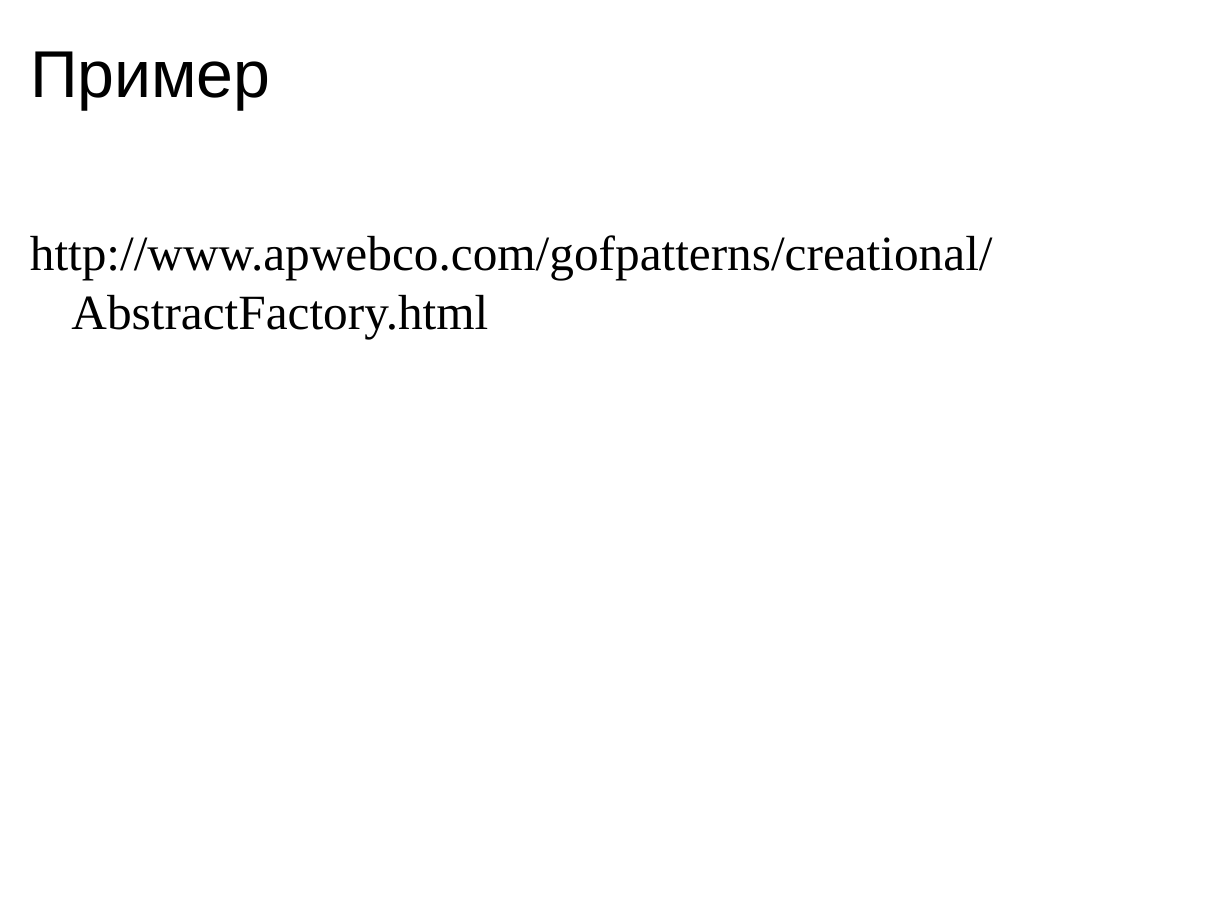
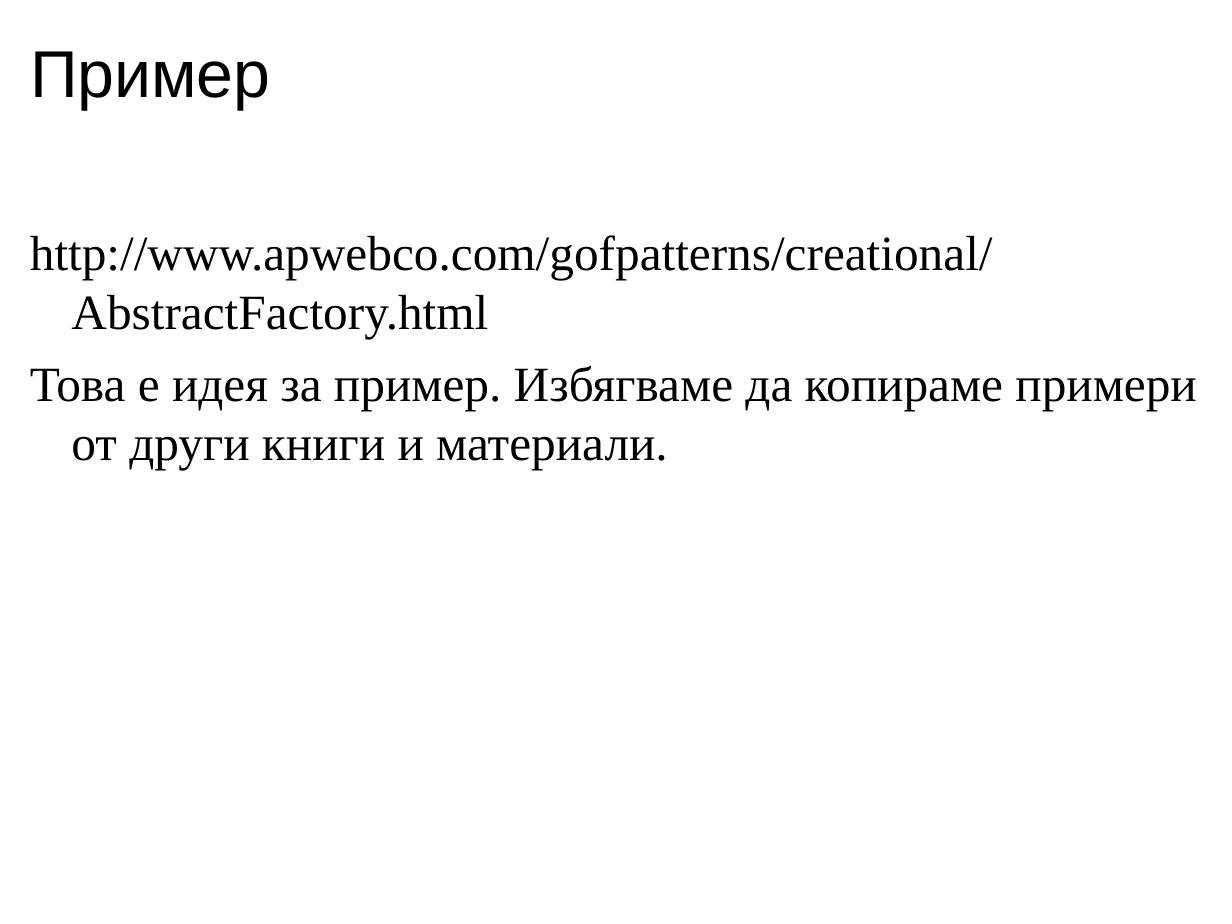
Before and after one commit to uamartins/design-patterns-book, a slide deck: slide 7 of resources/Chapter-06-Abstract-Factory/Chapter-06-Abstract Factory-Presentation.ppt. Drawn at 1232x924 pixels with LibreOffice and Linux fonts; fonts in the diff are those of the drawing. Boxes give left, top, right and bottom in pixels: in the first picture for what was removed or moved away, otherwise in the second. Text is boxed around its words. In the diff, an @@ line names an element or a change of style, - is before the commit and + after.

```diff
--- a/resources/Chapter-06-Abstract-Factory/Chapter-06-Abstract Factory-Presentation.ppt
+++ b/resources/Chapter-06-Abstract-Factory/Chapter-06-Abstract Factory-Presentation.ppt
@@ text at <box>30,365,1196,470</box>: paragraph added @@
+Това е идея за пример. Избягваме да копираме примери от други книги и материали.
```
Also in this commit, not shown: 1 other file.
